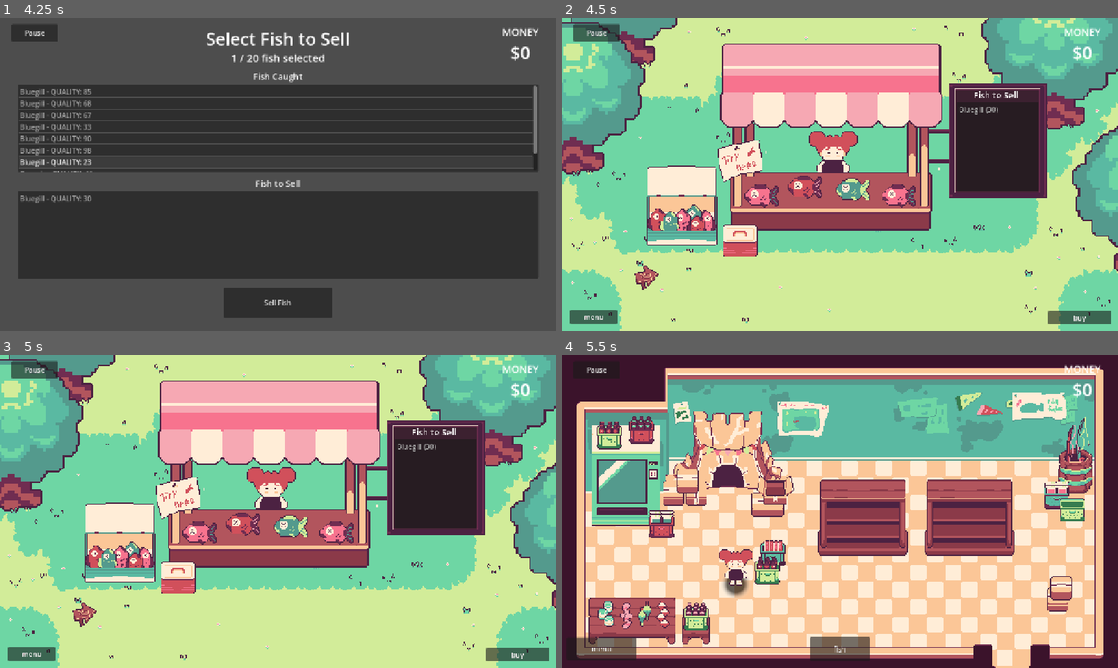
Above: before the commit, frames 1-4 (two rows, left to right).
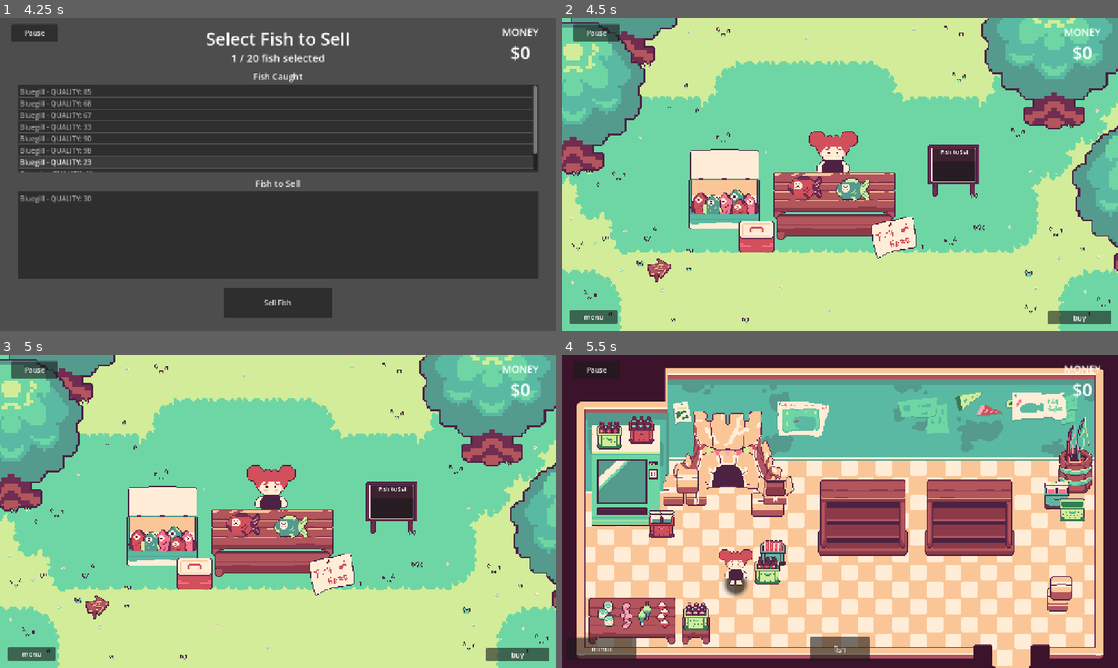
Above: after the commit, the same moments.

Repository: V-Mirea/comfy-summer-fishing-game
Game: Godot game, scene res://assets/game/game.tscn
Two runs of this game, one before a commit and one after it. Both use one fixed random seed, a clock stepped at 60 frames per second and the inputs below. The engine's default icon, where the game draws it, is replaced by a stand-in: a white triangle on a blue panel in a dark square.
Inputs (mouse positions are in pixels of both pictures, inside the frame that each line leads up to):
- Up to frame 1 (4.25 s): click "play" at 0.5 s; click "NEXT SCREEN" at 1.25 s; click "Pause" at 2 s; click "Resume" at 2.75 s; tap Enter at 3.5 s; move the mouse to (400, 158) at 3.52 s; hold Right (ui_right) from 3.53 s (still down); hold E (interact) from 3.53 s (still down); click (400, 158) at 3.67 s
- Up to frame 2 (4.5 s): release Right (ui_right) at 4.25 s; release E (interact) at 4.25 s; click "Sell Fish" at 4.25 s
- Up to frame 3 (5 s): no input
- Up to frame 4 (5.5 s): click "buy" at 5 s

Frame 1 is identical in both runs. In frame 2, 28% of the frame differs, in the area x 13-88%, y 8-87%; in frame 3, 28%; in frame 4, nothing differs.

Commit message:
implement stall upgrades

Diff:
--- a/assets/game/selling_scene/customer_spawner/customer/customer.gd
+++ b/assets/game/selling_scene/customer_spawner/customer/customer.gd
@@ -105,12 +105,14 @@
 	decline_sprite.visible = false
 
 func start_leaving():
+	# changes state so that customer starts walking to leave
 	state_machine.change_state(State.LEAVING)
 	if clickbox.button_pressed:
 		selected.emit(self, false)
+		toggle_outline.emit(false)
 
 func leave_shop():
-	leaving_shop.emit(self)
+	leaving_shop.emit(self) #connected to customer spawner to free the node and spawn slot
 
 func _patience_timer_triggered():
 	if state_machine.current_state == State.SHOPPING:
@@ -121,8 +123,9 @@
 			start_leaving()
 
 func _on_clickbox_toggled(toggled_on):
-	selected.emit(self, toggled_on) # connected to selling manager to toggle haggle control and unselect other customers
-	toggle_outline.emit(toggled_on) # connected to the VariantSprite to tell it to turn the outline on/off
+	if state_machine.current_state == State.SHOPPING:
+		selected.emit(self, toggled_on) # connected to selling manager to toggle haggle control and unselect other customers
+		toggle_outline.emit(toggled_on) # connected to the VariantSprite to tell it to turn the outline on/off
 
 func _on_some_customer_bartering(customer: Customer):
 	if customer != self:
--- a/assets/game/selling_scene/customer_spawner/customer_spawner.gd
+++ b/assets/game/selling_scene/customer_spawner/customer_spawner.gd
@@ -11,14 +11,22 @@
 var spawn_chance: int = 100 # 0-100 % chance for a customer to spawn when rolled
 var spawn_timer: int = 2 # time in seconds that it should wait between unsuccessful spawn attempts
 
-var customer_slots: int = 6
+var customer_slots: int
 var customer_areas: Array[CustomerArea]
 
 var time_since_last_spawn: float = 0
 
 func _ready():
+	match PlayerManager.data.upgrades[Upgrade.UpgradeType.SHOP_LEVEL]:
+		0:
+			customer_slots = 3
+		1:
+			customer_slots = 4
+		2:
+			customer_slots = 6
+		3:
+			customer_slots = 8
 	calculate_customer_areas()
-	pass
 
 func _process(delta):
 	time_since_last_spawn += delta
--- a/assets/game/selling_scene/selling_manager.gd
+++ b/assets/game/selling_scene/selling_manager.gd
@@ -7,12 +7,18 @@
 @export var pause_button: Button # this can go
 @export var haggle_ui: HaggleControl
 
+@export var fish_stalls: Array[PackedScene]
+
 var fish_for_sale: Array[Fish]
 
 # Called when the node enters the scene tree for the first time.
 func _ready():
 	PlayerManager.selling_fish_changed.emit(PlayerManager.fish_to_sell)
 	haggle_ui.offer_accepted.connect(_on_offer_accepted)
+
+	var stall: Node2D = fish_stalls[PlayerManager.data.upgrades[Upgrade.UpgradeType.SHOP_LEVEL]].instantiate()
+	stall.position = Vector2(640, 360)
+	add_child(stall)
 
 # Called every frame. 'delta' is the elapsed time since the previous frame.
 func _process(delta):
--- a/assets/game/selling_scene/selling_scene.tscn
+++ b/assets/game/selling_scene/selling_scene.tscn
@@ -3,11 +3,13 @@
 [ext_resource type="Script" uid="uid://bcypvgjpjqawc" path="res://assets/game/selling_scene/selling_manager.gd" id="1_w1ejd"]
 [ext_resource type="Texture2D" uid="uid://dy7gck1p1nhk3" path="res://assets/game/selling_scene/Sell_screen_BG.png" id="2_lr7ye"]
 [ext_resource type="Script" uid="uid://ltw1bdxt8jjj" path="res://assets/game/selling_scene/haggle_control/haggle_control.gd" id="2_o8g2t"]
+[ext_resource type="PackedScene" uid="uid://dfftaretwk450" path="res://assets/game/selling_scene/stall/small_stall/small_stall.tscn" id="3_6hwc8"]
 [ext_resource type="Texture2D" uid="uid://c5y8k254xl3tx" path="res://assets/game/selling_scene/haggle_control/accept.png" id="3_lr7ye"]
 [ext_resource type="Texture2D" uid="uid://d0si60437xphd" path="res://assets/game/selling_scene/haggle_control/decline.png" id="4_6hwc8"]
+[ext_resource type="PackedScene" uid="uid://bet78kt7e645x" path="res://assets/game/selling_scene/stall/big_stall/big_stall.tscn" id="4_iyhom"]
 [ext_resource type="Script" uid="uid://hwwp83yvavu2" path="res://assets/game/selling_scene/customer_spawner/customer_spawner.gd" id="7_q6wlo"]
 [ext_resource type="PackedScene" uid="uid://stuev6gp1q3v" path="res://assets/game/selling_scene/customer_spawner/customer/customer.tscn" id="8_830pu"]
-[ext_resource type="PackedScene" uid="uid://dfftaretwk450" path="res://assets/game/selling_scene/stall/small_stall/small_stall.tscn" id="8_w1ejd"]
+[ext_resource type="PackedScene" uid="uid://dsonopfqsqudn" path="res://assets/game/selling_scene/stall/picnic_stall/picnic_stall.tscn" id="8_w1ejd"]
 
 [sub_resource type="LabelSettings" id="LabelSettings_24tig"]
 font_size = 40
@@ -20,6 +22,7 @@
 texture_filter = 1
 script = ExtResource("1_w1ejd")
 haggle_ui = NodePath("CanvasLayer/HaggleControl")
+fish_stalls = Array[PackedScene]([ExtResource("8_w1ejd"), ExtResource("3_6hwc8"), ExtResource("4_iyhom")])
 
 [node name="Background" type="Sprite2D" parent="." unique_id=1442556545]
 texture = ExtResource("2_lr7ye")
@@ -148,9 +151,6 @@
 customer_area = NodePath("../CanvasLayer/CustomerSpawnArea")
 customer_scene = ExtResource("8_830pu")
 
-[node name="SmallStall" parent="." unique_id=338772597 instance=ExtResource("8_w1ejd")]
-position = Vector2(640, 360)
-
 [connection signal="bartering_started" from="." to="CanvasLayer/HaggleControl" method="_on_customer_bartering"]
 [connection signal="pressed" from="Control/ButtonMenu" to="." method="_on_button_menu_pressed"]
 [connection signal="pressed" from="Control/ButtonBuy" to="." method="_on_button_buy_pressed"]
--- /dev/null
+++ b/assets/game/selling_scene/stall/big_stall/big_stall.tscn
@@ -0,0 +1,88 @@
+[gd_scene format=3 uid="uid://bet78kt7e645x"]
+
+[ext_resource type="Texture2D" uid="uid://c1m0fq8y8bw34" path="res://assets/game/selling_scene/stall/big_stall/Big stall_anim_nobg.png" id="1_72bjy"]
+[ext_resource type="Texture2D" uid="uid://dqwp526r570cv" path="res://assets/game/selling_scene/stall/big_stall/Big_stall_sign.png" id="2_8f5pj"]
+[ext_resource type="Script" uid="uid://dn6jc4vvv1clx" path="res://assets/game/selling_scene/stall/fish_list.gd" id="3_j488x"]
+
+[sub_resource type="AtlasTexture" id="AtlasTexture_j488x"]
+atlas = ExtResource("1_72bjy")
+region = Rect2(0, 0, 1280, 720)
+
+[sub_resource type="AtlasTexture" id="AtlasTexture_7o41y"]
+atlas = ExtResource("1_72bjy")
+region = Rect2(1280, 0, 1280, 720)
+
+[sub_resource type="AtlasTexture" id="AtlasTexture_241ky"]
+atlas = ExtResource("1_72bjy")
+region = Rect2(2560, 0, 1280, 720)
+
+[sub_resource type="AtlasTexture" id="AtlasTexture_je7r6"]
+atlas = ExtResource("1_72bjy")
+region = Rect2(0, 720, 1280, 720)
+
+[sub_resource type="AtlasTexture" id="AtlasTexture_lfrk7"]
+atlas = ExtResource("1_72bjy")
+region = Rect2(1280, 720, 1280, 720)
+
+[sub_resource type="SpriteFrames" id="SpriteFrames_pbcui"]
+animations = [{
+"frames": [{
+"duration": 1.0,
+"texture": SubResource("AtlasTexture_j488x")
+}, {
+"duration": 1.0,
+"texture": SubResource("AtlasTexture_7o41y")
+}, {
+"duration": 1.0,
+"texture": SubResource("AtlasTexture_241ky")
+}, {
+"duration": 1.0,
+"texture": SubResource("AtlasTexture_je7r6")
+}, {
+"duration": 1.0,
+"texture": SubResource("AtlasTexture_lfrk7")
+}],
+"loop": true,
+"name": &"default",
+"speed": 5.0
+}]
+
+[sub_resource type="LabelSettings" id="LabelSettings_n2kyr"]
+font_size = 20
+
+[node name="BigStall" type="Node2D" unique_id=338772597]
+
+[node name="AnimatedSprite2D" type="AnimatedSprite2D" parent="." unique_id=166417885]
+sprite_frames = SubResource("SpriteFrames_pbcui")
+autoplay = "default"
+frame_progress = 0.6061225
+
+[node name="Sign" type="Node2D" parent="." unique_id=277214793]
+position = Vector2(477, -37)
+
+[node name="Sprite2D" type="Sprite2D" parent="Sign" unique_id=803438872]
+texture = ExtResource("2_8f5pj")
+
+[node name="Panel" type="Panel" parent="Sign" unique_id=364032813]
+offset_left = -74.0
+offset_top = -157.0
+offset_right = 118.0
+offset_bottom = 157.0
+
+[node name="ItemList" type="ItemList" parent="Sign/Panel" unique_id=244080014]
+layout_mode = 0
+offset_left = 1.0
+offset_top = 28.0
+offset_right = 190.0
+offset_bottom = 315.0
+script = ExtResource("3_j488x")
+
+[node name="FishLabel" type="Label" parent="Sign/Panel" unique_id=1619288173]
+layout_mode = 0
+offset_left = 40.0
+offset_top = -2.0
+offset_right = 143.0
+offset_bottom = 26.0
+text = "Fish to Sell"
+label_settings = SubResource("LabelSettings_n2kyr")
+horizontal_alignment = 1
--- /dev/null
+++ b/assets/game/selling_scene/stall/picnic_stall/picnic_stall.tscn
@@ -0,0 +1,88 @@
+[gd_scene format=3 uid="uid://dsonopfqsqudn"]
+
+[ext_resource type="Texture2D" uid="uid://e7abo5jd0vny" path="res://assets/game/selling_scene/stall/picnic_stall/Picnic_anim_nobg.png" id="1_roate"]
+[ext_resource type="Texture2D" uid="uid://d27xpuolmocep" path="res://assets/game/selling_scene/stall/picnic_stall/Picnic_table_sign.png" id="2_kagj6"]
+[ext_resource type="Script" uid="uid://dn6jc4vvv1clx" path="res://assets/game/selling_scene/stall/fish_list.gd" id="3_v2rw7"]
+
+[sub_resource type="AtlasTexture" id="AtlasTexture_v2rw7"]
+atlas = ExtResource("1_roate")
+region = Rect2(0, 0, 1280, 720)
+
+[sub_resource type="AtlasTexture" id="AtlasTexture_l4fq6"]
+atlas = ExtResource("1_roate")
+region = Rect2(1280, 0, 1280, 720)
+
+[sub_resource type="AtlasTexture" id="AtlasTexture_osvr1"]
+atlas = ExtResource("1_roate")
+region = Rect2(2560, 0, 1280, 720)
+
+[sub_resource type="AtlasTexture" id="AtlasTexture_5hjam"]
+atlas = ExtResource("1_roate")
+region = Rect2(0, 720, 1280, 720)
+
+[sub_resource type="AtlasTexture" id="AtlasTexture_frj6w"]
+atlas = ExtResource("1_roate")
+region = Rect2(1280, 720, 1280, 720)
+
+[sub_resource type="SpriteFrames" id="SpriteFrames_pbcui"]
+animations = [{
+"frames": [{
+"duration": 1.0,
+"texture": SubResource("AtlasTexture_v2rw7")
+}, {
+"duration": 1.0,
+"texture": SubResource("AtlasTexture_l4fq6")
+}, {
+"duration": 1.0,
+"texture": SubResource("AtlasTexture_osvr1")
+}, {
+"duration": 1.0,
+"texture": SubResource("AtlasTexture_5hjam")
+}, {
+"duration": 1.0,
+"texture": SubResource("AtlasTexture_frj6w")
+}],
+"loop": true,
+"name": &"default",
+"speed": 5.0
+}]
+
+[sub_resource type="LabelSettings" id="LabelSettings_n2kyr"]
+font_size = 13
+
+[node name="PicnicStall" type="Node2D" unique_id=338772597]
+
+[node name="AnimatedSprite2D" type="AnimatedSprite2D" parent="." unique_id=166417885]
+sprite_frames = SubResource("SpriteFrames_pbcui")
+autoplay = "default"
+frame_progress = 0.8514886
+
+[node name="Sign" type="Node2D" parent="." unique_id=277214793]
+position = Vector2(262, -6)
+
+[node name="Sprite2D" type="Sprite2D" parent="Sign" unique_id=803438872]
+texture = ExtResource("2_kagj6")
+
+[node name="Panel" type="Panel" parent="Sign" unique_id=364032813]
+offset_left = -48.0
+offset_top = -53.0
+offset_right = 50.0
+offset_bottom = 22.0
+
+[node name="ItemList" type="ItemList" parent="Sign/Panel" unique_id=244080014]
+layout_mode = 0
+offset_left = 1.0
+offset_top = 28.0
+offset_right = 97.0
+offset_bottom = 74.0
+script = ExtResource("3_v2rw7")
+
+[node name="FishLabel" type="Label" parent="Sign/Panel" unique_id=1619288173]
+layout_mode = 0
+offset_left = 6.0
+offset_top = -1.0
+offset_right = 96.0
+offset_bottom = 17.0
+text = "Fish to Sell"
+label_settings = SubResource("LabelSettings_n2kyr")
+horizontal_alignment = 1
--- a/assets/game/selling_scene/stall/small_stall/small_stall.tscn
+++ b/assets/game/selling_scene/stall/small_stall/small_stall.tscn
@@ -2,7 +2,7 @@
 
 [ext_resource type="Texture2D" uid="uid://b08bnejnwplw1" path="res://assets/game/selling_scene/stall/small_stall/Small_stall_anim_nobg.png" id="1_n2kyr"]
 [ext_resource type="Texture2D" uid="uid://wif8itkxsdnu" path="res://assets/game/selling_scene/stall/small_stall/Small_stall_sign.png" id="2_2omjo"]
-[ext_resource type="Script" uid="uid://dn6jc4vvv1clx" path="res://assets/game/selling_scene/fish_list.gd" id="3_2omjo"]
+[ext_resource type="Script" uid="uid://dn6jc4vvv1clx" path="res://assets/game/selling_scene/stall/fish_list.gd" id="3_2omjo"]
 
 [sub_resource type="AtlasTexture" id="AtlasTexture_fyqfr"]
 atlas = ExtResource("1_n2kyr")
Binary file removed: assets/game/selling_scene/Selling_stall.PNG
Binary file removed: assets/game/selling_scene/Sign_3.PNG
Binary file added: assets/game/selling_scene/stall/big_stall/Big stall_anim_nobg.png
Not shown, added: assets/game/selling_scene/stall/big_stall/Big stall_anim_nobg.png.import
Binary file added: assets/game/selling_scene/stall/big_stall/Big_stall_sign.png
Not shown, changed: assets/game/selling_scene/stall/big_stall/Big_stall_sign.png.import
Renamed: assets/game/selling_scene/fish_list.gd -> assets/game/selling_scene/stall/fish_list.gd
Renamed: assets/game/selling_scene/fish_list.gd.uid -> assets/game/selling_scene/stall/fish_list.gd.uid
Binary file added: assets/game/selling_scene/stall/picnic_stall/Picnic_anim_nobg.png
Not shown, changed: assets/game/selling_scene/stall/picnic_stall/Picnic_anim_nobg.png.import
Binary file added: assets/game/selling_scene/stall/picnic_stall/Picnic_table_sign.png
Not shown, added: assets/game/selling_scene/stall/picnic_stall/Picnic_table_sign.png.import
